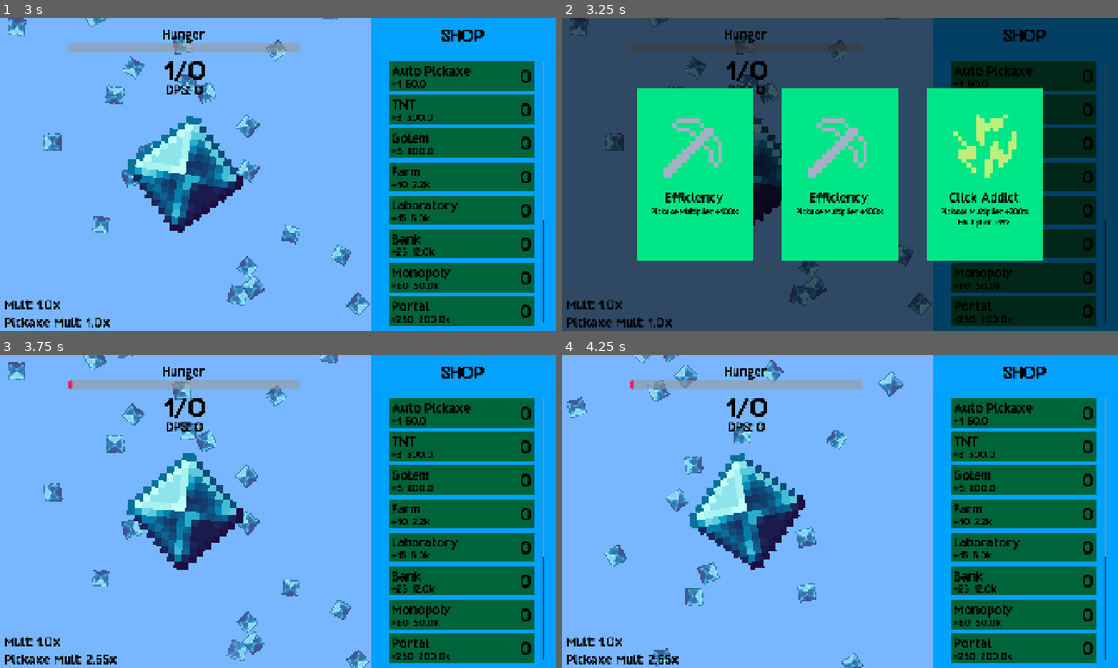
Above: before the commit, frames 1-4 (two rows, left to right).
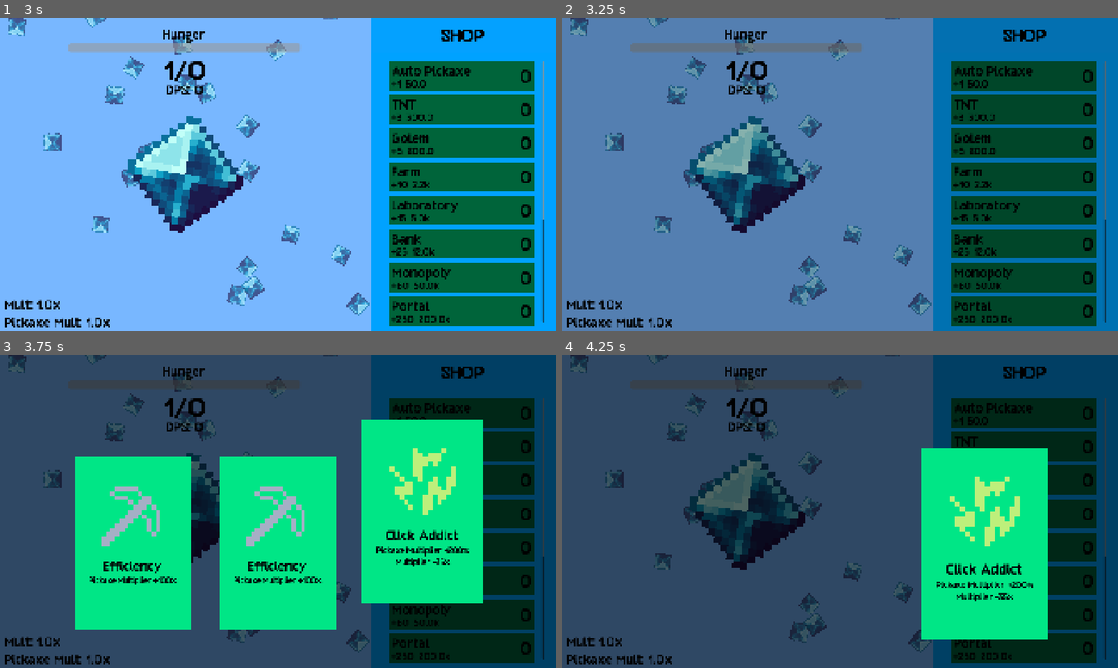
Above: after the commit, the same moments.

Repository: kyteidev/diamond-clicker-ultimate
Game: Godot game, scene res://scenes/game.tscn
The game is run twice, just before and just after one commit, with the same random seed, the same clock (stepped at 60 frames per second) and the same inputs.
Inputs (mouse positions are in pixels of both pictures, inside the frame that each line leads up to):
- Up to frame 1 (3 s): move the mouse to (400, 158) at 0.52 s; click (400, 158) at 0.6 s; move the mouse to (166, 190) at 1.27 s; click (166, 190) at 1.35 s; move the mouse to (333, 105) at 2.02 s; click (333, 105) at 2.1 s; move the mouse to (250, 237) at 2.77 s; click (250, 237) at 2.85 s
- Up to frame 2 (3.25 s): no input
- Up to frame 3 (3.75 s): move the mouse to (444, 558) at 3.52 s; click (444, 558) at 3.6 s
- Up to frame 4 (4.25 s): no input

Frame 1 is identical in both runs. In frame 2, 97% of the frame differs, in the area x 0-100%, y 0-100%; in frame 3, 98%; in frame 4, 98%.

Commit message:
add booster card animations

Diff:
--- a/scenes/menus/cards_menu.tscn
+++ b/scenes/menus/cards_menu.tscn
@@ -14,6 +14,7 @@
 grow_horizontal = 2
 grow_vertical = 2
 color = Color(0, 0, 0, 0.60784316)
+metadata/_edit_use_anchors_ = true
 
 [node name="CardsContainer" type="HBoxContainer" parent="." unique_id=1705028902]
 anchors_preset = 8
--- a/scripts/card.gd
+++ b/scripts/card.gd
@@ -5,12 +5,17 @@
 const BASE_SCALE = 1.0
 const CLICK_SCALE = 0.95
 
+const TWEEN_DURATION = 0.5
+const SELECTED_DELAY = 0.5
+
 var sm := StateManager
 var um := UpgradesManager
 
 var data: BoosterCardData
+var mouse_hovered := false
+var selected := false
 
-var mouse_hovered := false
+var orig_pos: Vector2
 
 var booster_descriptions = {
 	um.BoostTypes.MULT: "Multiplier ",
@@ -28,6 +33,10 @@
 @onready var cards_menu: CanvasLayer = $"../.."
 
 
+func _ready() -> void:
+	orig_pos = global_position
+
+
 func _process(_delta: float) -> void:
 	if mouse_hovered:
 		scale = scale + ((Vector2.ONE * HOVER_SCALE - scale) / 5)
@@ -36,6 +45,8 @@
 			scale = scale + ((Vector2.ONE * CLICK_SCALE - scale) / 2)
 
 		if Input.is_action_just_pressed("click"):
+			selected = true
+
 			_perform_action(data.boost_amount)
 			if data.caveat_type != um.BoostTypes.NONE:
 				_perform_action(data.caveat_amount)
@@ -45,6 +56,8 @@
 
 
 func setup(card_data: BoosterCardData) -> void:
+	selected = false
+
 	data = card_data
 	title.text = data.booster_name
 
@@ -58,6 +71,22 @@
 
 	if data.caveat_type != um.BoostTypes.NONE:
 		description.text += "\n%s%s" % [booster_descriptions[data.caveat_type], caveat_amount_text]
+
+
+func show_card() -> void:
+	await get_tree().process_frame
+	global_position.y = 1080 + size.y
+
+	var tween := create_tween()
+	tween.tween_property(self, "global_position:y", orig_pos.y, TWEEN_DURATION) \
+			.set_trans(Tween.TRANS_CUBIC).set_ease(Tween.EASE_IN_OUT)
+
+
+func hide_card() -> void:
+	var tween := create_tween()
+	tween.tween_property(self, "global_position:y", 1080 + size.y, TWEEN_DURATION) \
+			.set_trans(Tween.TRANS_CUBIC).set_ease(Tween.EASE_IN_OUT) \
+			.set_delay(SELECTED_DELAY if selected else 0.0)
 
 
 func _match_desc_text(type: int, amount) -> String:
--- a/scripts/menus/cards_menu.gd
+++ b/scripts/menus/cards_menu.gd
@@ -1,15 +1,22 @@
 extends CanvasLayer
+
+const TWEEN_DURATION = 0.5
 
 var rng := RandomNumberGenerator.new()
 
 var um := UpgradesManager
 
+var bg_orig_alpha: float
+
 @onready var cards_container: HBoxContainer = $CardsContainer
 @onready var game: CanvasLayer = get_parent()
+@onready var background: ColorRect = $Background
 
 
 func _ready() -> void:
 	visible = false
+
+	bg_orig_alpha = background.color.a
 
 
 func show_cards_menu() -> void:
@@ -37,11 +44,32 @@
 			boost_data.caveat_amount = boost.caveat_amount
 
 		card.setup(boost_data)
+		card.show_card()
+
+	# set up tween
+	background.color.a = 0.0
+	var bg_tween := create_tween()
+	bg_tween.tween_property(background, "color:a", bg_orig_alpha, TWEEN_DURATION) \
+			.set_trans(Tween.TRANS_CUBIC).set_ease(Tween.EASE_IN_OUT)
+
 	visible = true
 
 
 func hide_cards_menu() -> void:
-	get_tree().paused = false
-	visible = false
+	for card in cards_container.get_children():
+		card.hide_card()
 
-	game.reset()
+	# time it takes for clicked booster card to finish tween
+	get_tree().create_timer(1.0).timeout.connect(
+		func() -> void:
+			get_tree().paused = false
+			game.reset()
+
+			var bg_tween := create_tween()
+			bg_tween.tween_property(background, "color:a", 0.0, TWEEN_DURATION) \
+					.set_trans(Tween.TRANS_CUBIC).set_ease(Tween.EASE_IN_OUT)
+			bg_tween.finished.connect(
+				func() -> void:
+					visible = false,
+			),
+	)
